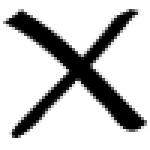
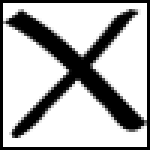
Layered file, before and after one edit (w=150, h=150). Changes by layer:
showed "Прямоугольник 1" over (0, 0, 150, 150)
